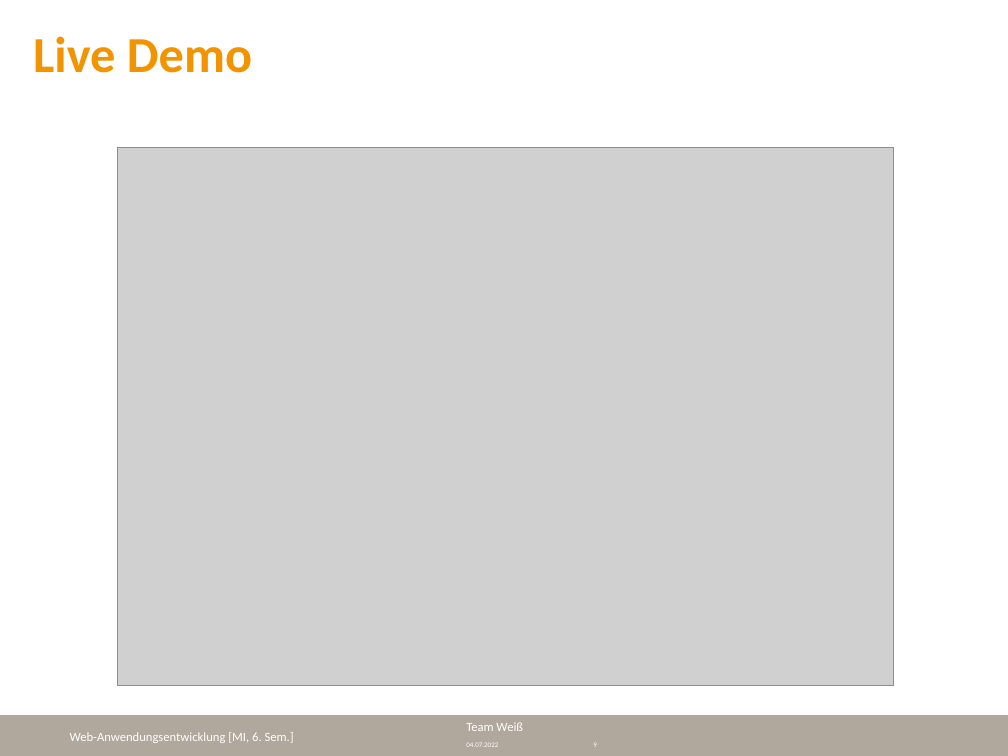
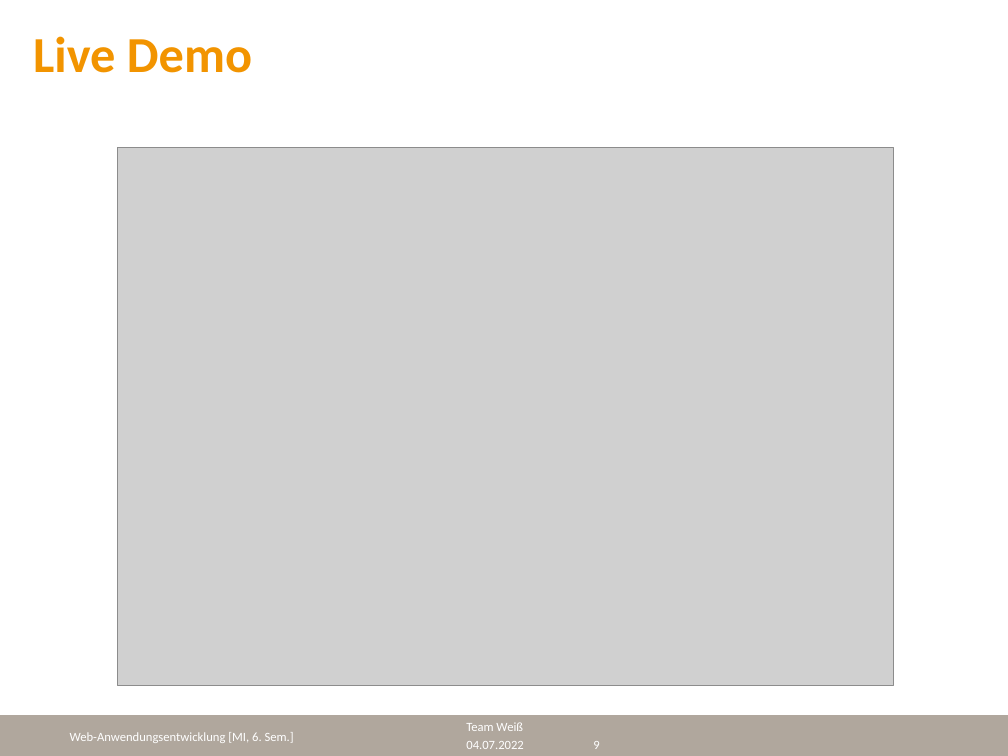
Before and after one commit to cyberlytics/WoIstMeinGeld, a slide deck: slide 9 of sys-doc/Präsentation.pptx. Drawn at 1008x756 pixels with LibreOffice and Linux fonts; fonts in the diff are those of the drawing; grey boxes stand for pictures; background and template pictures are left out. Boxes give left, top, right and bottom in pixels: in the first picture for what was removed or moved away, otherwise in the second. Text is boxed around its words. In the diff, an @@ line names an element or a change of style, - is before the commit and + after.

```diff
--- a/sys-doc/Präsentation.pptx
+++ b/sys-doc/Präsentation.pptx
@@ text "04.07.2022" at (x1=466, y1=741, x2=523, y2=749): size 5 to 9 pt @@
@@ page number at (x1=593, y1=741, x2=599, y2=749): size 5 to 9 pt @@
```
Also in this commit, not shown: 5 other slides changed.
